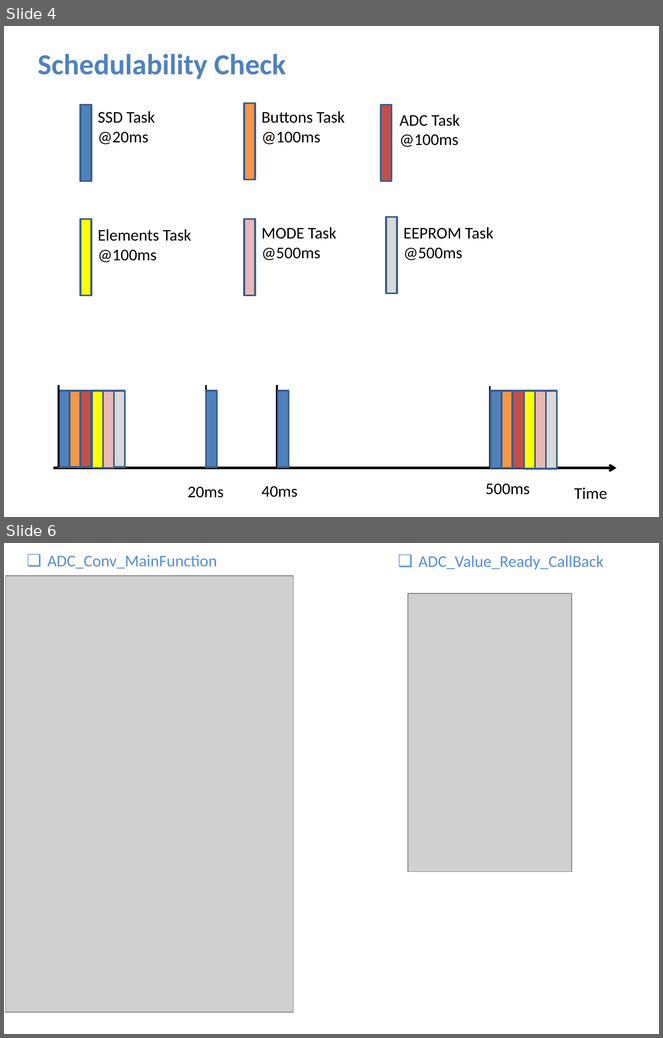
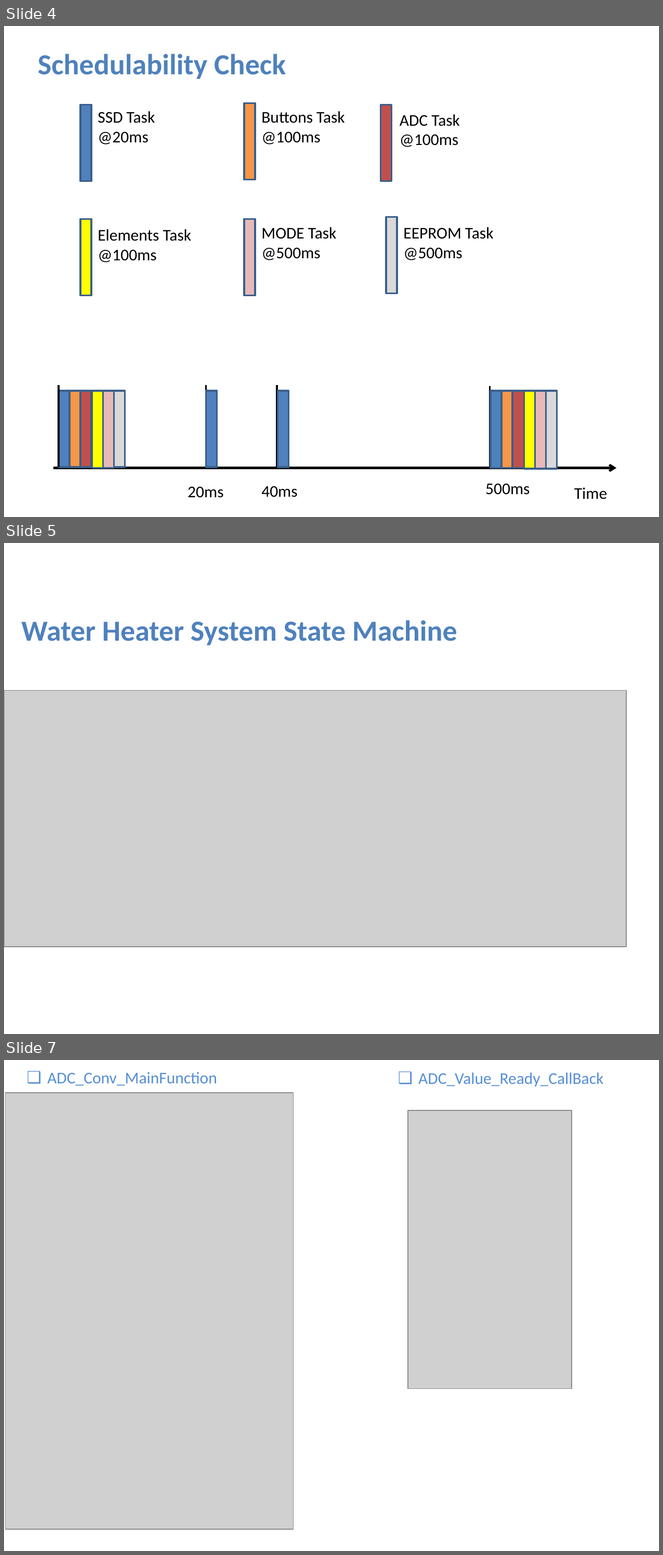
Before and after one commit to Abdelaziz-Sayed-Mohamed/water_heater, a slide deck: WaterHeater.pptx. Shown one above the other, each under a label of ours: slides 4 and 6 before the commit, slides 4, 5 and 7 after it; the slides between them are not shown. The pictures are 663x1038 and 663x1555 pixels, drawn with LibreOffice and Linux fonts; fonts in the diff are those of the drawing; grey boxes stand for pictures. Boxes give left, top, right and bottom in pixels: in the first picture for what was removed or moved away, otherwise in the second. Text is boxed around its words. In the diff, an @@ line names an element or a change of style, - is before the commit and + after.

Commit message:
add Cfg files and Cv and StateMachine

```diff
--- a/WaterHeater.pptx
+++ b/WaterHeater.pptx
@@ slide 5 added at box(4, 543, 659, 1034), background #FFFFFF @@
@@ text added at box(21, 620, 457, 645), 32 pt, text #4F81BD, bold @@
+Water Heater System State Machine
@@ picture added at box(4, 691, 626, 947) @@
@@ what was slide 6 is now slide 7 @@
```
Also in this commit, not shown: 1 slide changed, 59 other files.
